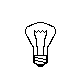
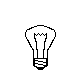
Layered file, before and after one edit (80px x 80px). Changes by layer:
painted on "Pozadí" over [left=25, top=22, right=56, bottom=70]
